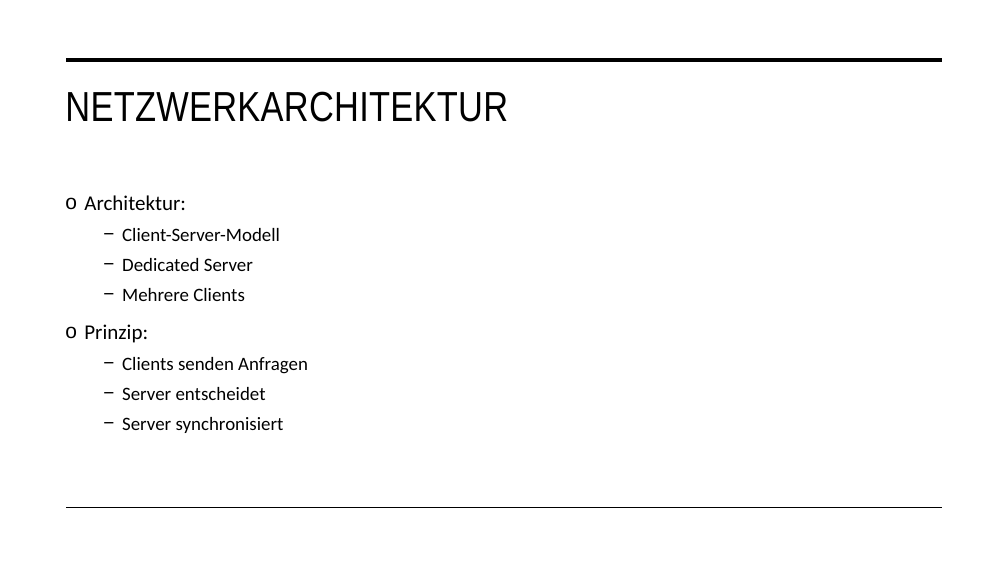
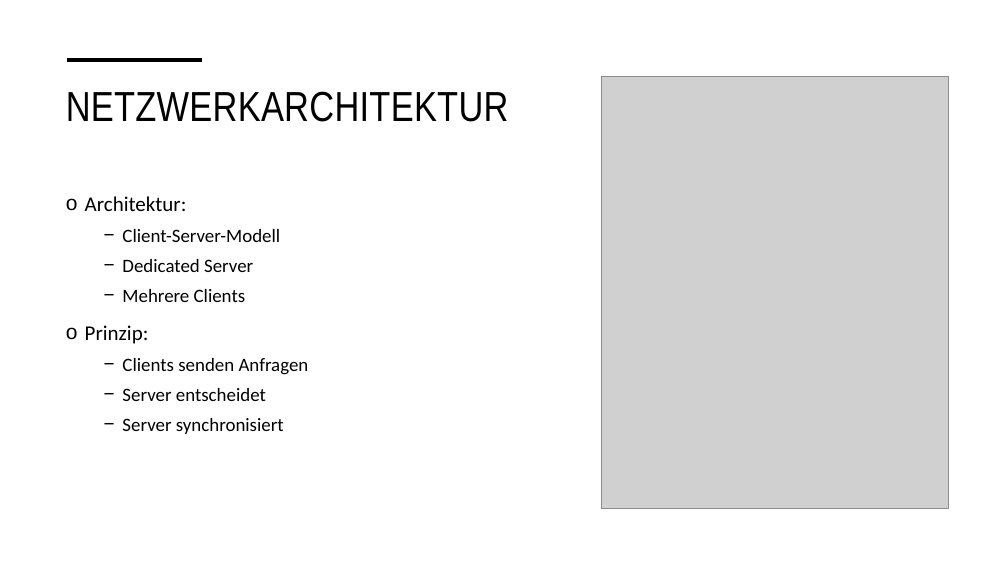
Before and after one commit to Flavio11-12/SchellenParty, a slide deck: slide 5 of Test-Godot-10.01.26/neues-spiel/Abschlusspräsentation.pptx. Drawn at 1008x567 pixels with LibreOffice and Linux fonts; fonts in the diff are those of the drawing; grey boxes stand for pictures. Boxes give left, top, right and bottom in pixels: in the first picture for what was removed or moved away, otherwise in the second. Text is boxed around its words. In the diff, an @@ line names an element or a change of style, - is before the commit and + after.

```diff
--- a/Test-Godot-10.01.26/neues-spiel/Abschlusspräsentation.pptx
+++ b/Test-Godot-10.01.26/neues-spiel/Abschlusspräsentation.pptx
@@ line removed from (67, 60) to (942, 60) @@
@@ line added from (67, 60) to (202, 60), #000000 3.5 pt @@
@@ picture added at (x1=602, y1=76, x2=950, y2=509) @@
@@ line removed from (67, 508) to (942, 508) @@
```
Also in this commit, not shown: 1 other slide changed.
